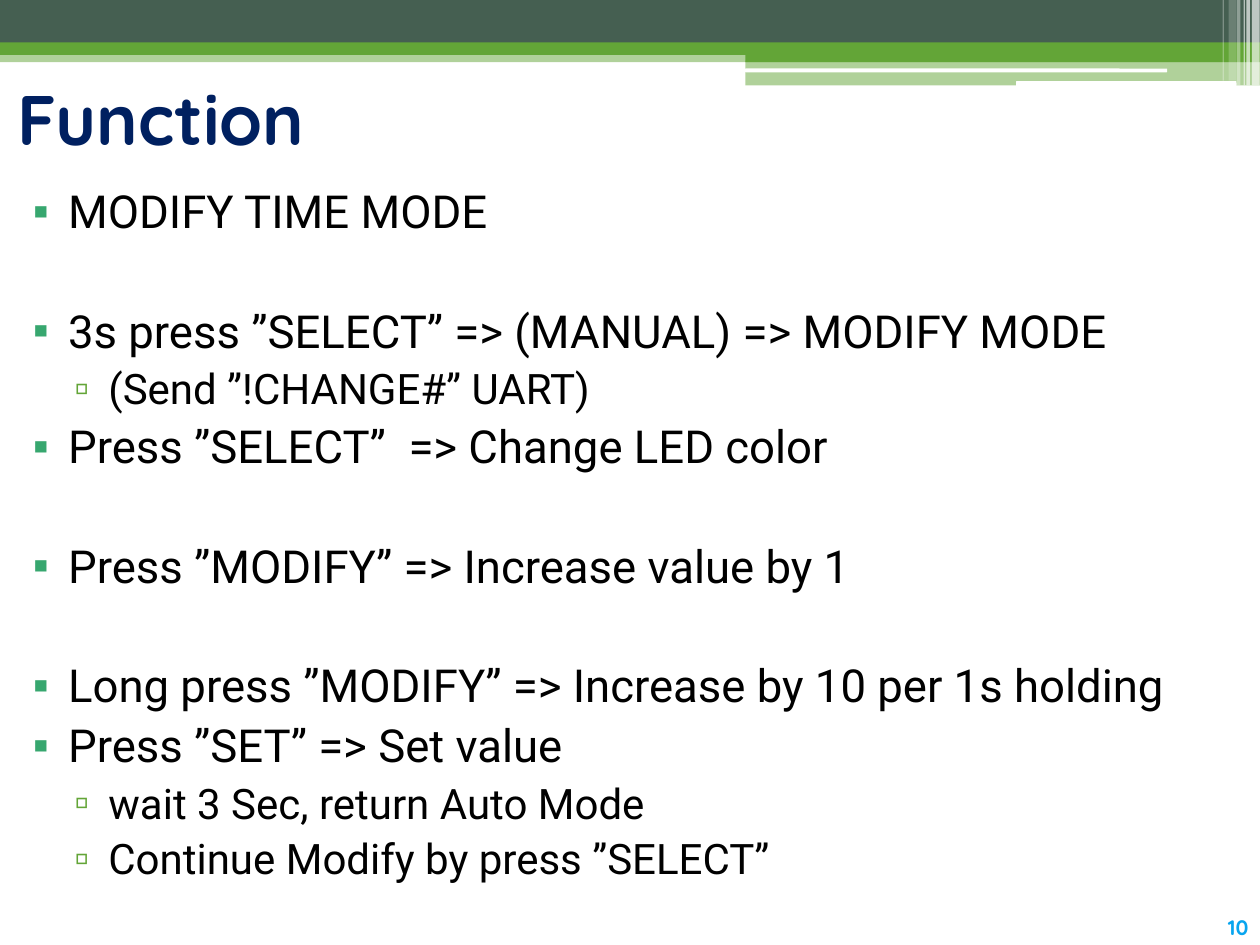
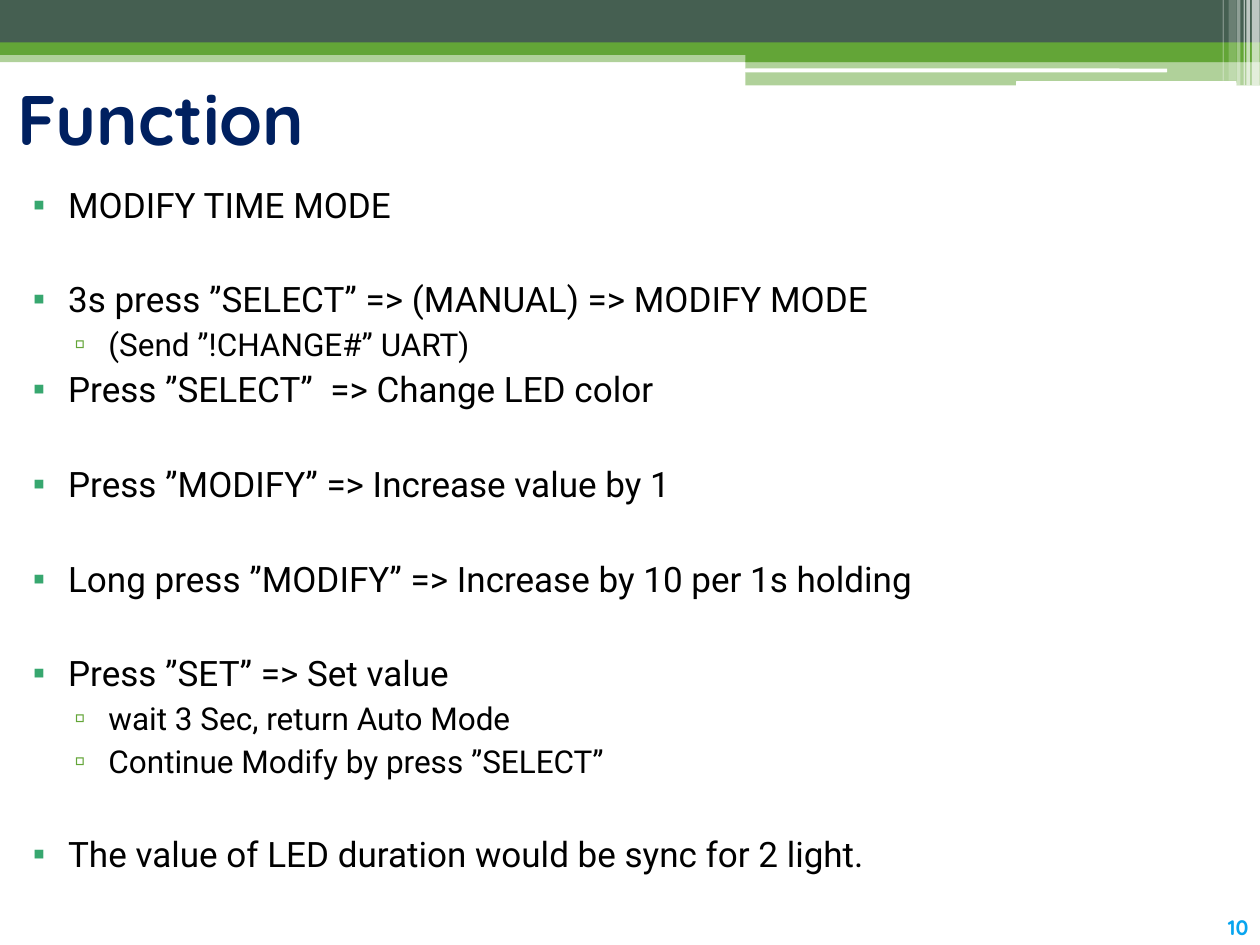
Before and after one commit to thoriumrabbit/CO3009_MCU_PROJECT-1, a slide deck: slide 10 of [MCU] AssignmentProject.pptx. Drawn at 1260x945 pixels with LibreOffice and Linux fonts; fonts in the diff are those of the drawing. Boxes give left, top, right and bottom in pixels: in the first picture for what was removed or moved away, otherwise in the second. Text is boxed around its words. In the diff, an @@ line names an element or a change of style, - is before the commit and + after.

```diff
--- a/[MCU] AssignmentProject.pptx
+++ b/[MCU] AssignmentProject.pptx
@@ text at [68,192,912,780]: size 26 to 20 pt in "MODIFY TIME MODE", "3s press ”SELECT” => (MANUAL) => MODIFY ...", "Press ”SELECT” => Change LED color", "Press ”MODIFY” => Increase value by 1" and 2 more places; size 24 to 18 pt in "(Send ”!CHANGE#” UART)", "wait 3 Sec, return Auto Mode", "Continue Modify by press ”SELECT”" @@
@@ text at [68,840,864,875]: paragraph added @@
+▪ The value of LED duration would be sync for 2 light.
```
Also in this commit, not shown: 1 other slide changed, 3 other files.
